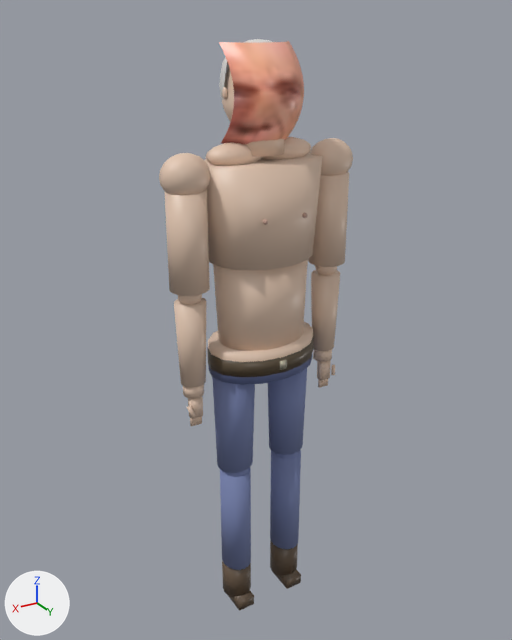
Renders of the glTF model assets/models/friend.glb from each side of a commit.
The view is the same before and after, from a 50 mm camera at (1.053, 1.722, 1.935) aimed at (-0.007, -0.044, 1.052). The axes (+X, +Y, +Z) are drawn at lower left. The lights are the same throughout. The picture after the commit comes second. Vertices at exactly the same position are counted once.

Names of what the first picture shows: 'friend'.
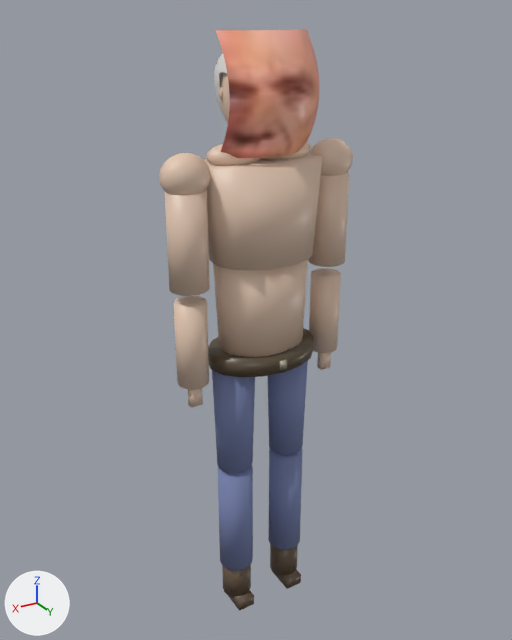
Patch to the scene script:
```diff
--- a/assets/models/friend.glb.py
+++ b/assets/models/friend.glb.py
@@ me_grid @@
 # used by ob_friend; location = (0.0, 0.0, 0.0)
-me_grid.from_pydata(...)  # 2497 vertices, 4646 faces; spans x -0.31..0.31, y -0.13..0.13, z 0.02..1.88
+me_grid.from_pydata(...)  # 1986 vertices, 3702 faces; spans x -0.31..0.31, y -0.14..0.14, z 0.02..1.9
+# me_grid part 1: the loose piece of 625 vertices spanning x -0.11..0.11, y -0.04..0.12, z 1.61..1.87 is copied, and the copy is scaled about its middle by (1.27, 0.875, 1.23), then moved by (0.0, 0.03, 0.0); it spans x -0.14..0.14, y 0.0..0.14, z 1.58..1.9
+# me_grid part 2: the loose piece of 8 vertices spanning x -0.26..-0.22, y 0.0..0.02, z 0.81..0.87 is moved by (0.0, 0.0, 0.04)
+# me_grid part 3: the loose piece of 8 vertices spanning x 0.22..0.26, y 0.0..0.02, z 0.81..0.87 is moved by (0.0, 0.0, 0.04)
+# me_grid part 4: 20 loose pieces with 496 vertices, spanning x -0.28..0.28, y -0.13..0.13, z 0.52..1.43, are deleted
+# me_grid part 5: 184 vertices moved from x -0.28..0.28, y -0.09..0.11, z 0.92..1.87 to x -0.29..0.29, y -0.12..0.1, z 0.92..1.87; 962 vertices removed from x -0.11..0.11, y -0.12..0.12, z 1.58..1.88; 322 vertices added at x -0.12..0.12, y -0.14..0.09, z 1.58..1.89
+# me_grid part 6: 101 faces spanning x -0.12..0.11, y -0.12..0.03, z 1.62..1.81 switch from mat_facephoto (picture img_friend_face) to mat_skin (beige #e5c8b3)
+# other edits to the shape of me_grid do not show in these pictures
 me_grid.materials.append(mat_grayhair)
-me_grid.materials.append(mat_nipple)  # beige #c4a090
 me_grid.materials.append(mat_belt)
 me_grid.materials.append(mat_buckle)
-me_grid.materials.append(mat_jeansdark)  # blue #616c99
 me_grid.materials.append(mat_bluejeans)
```

Location of each change, (x1, y1, x2, y2) in pixels of the pictures (512 x 640 px; the box of a moved part takes in the faces that stretch with it):
'friend', reshaped: before (159, 39, 353, 611); after (159, 29, 353, 611)
part 1 of me_grid, added (beige): after (215, 29, 319, 158)
part 2 of me_grid, moved or reshaped: before (317, 360, 331, 380); after (317, 352, 331, 370)
part 3 of me_grid, moved or reshaped: before (188, 397, 203, 419); after (188, 388, 203, 408)
part 4 of me_grid, deleted: before (178, 213, 337, 477)
part 5 of me_grid, built on: before (174, 39, 340, 388); after (173, 53, 341, 390)
part 6 of me_grid, recoloured: before (233, 87, 303, 134); after (222, 113, 229, 123)
